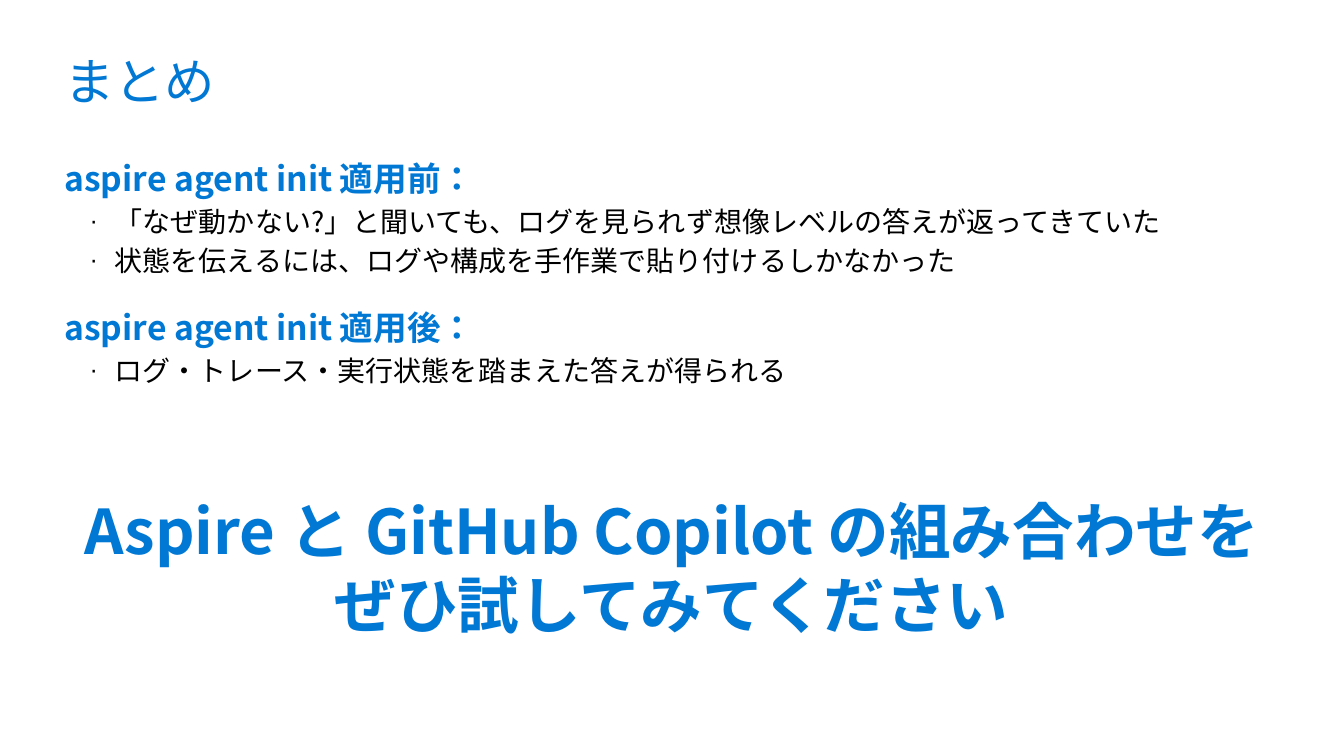
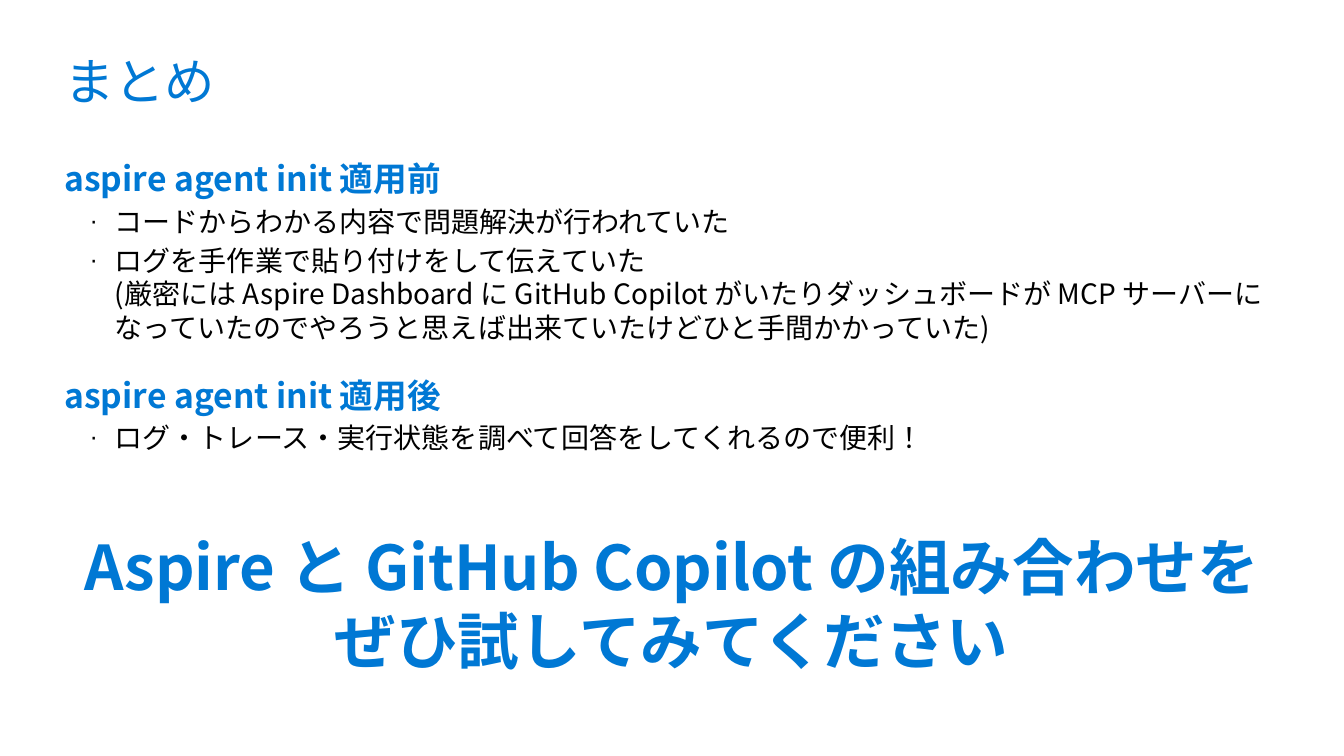
Before and after one commit to runceel/super-dotnet-new-01, a slide deck: slide 6 of slides.pptx. Drawn at 1344x756 pixels with LibreOffice and Linux fonts; fonts in the diff are those of the drawing; background and template pictures are left out. Boxes give left, top, right and bottom in pixels: in the first picture for what was removed or moved away, otherwise in the second. Text is boxed around its words. In the diff, an @@ line names an element or a change of style, - is before the commit and + after.

```diff
--- a/slides.pptx
+++ b/slides.pptx
@@ text at bbox=[64, 162, 1262, 451]: text changed @@
-aspire agent init 適用前：
-  · 「なぜ動かない?」と聞いても、ログを見られず想像レベルの答えが返ってきていた
-  · 状態を伝えるには、ログや構成を手作業で貼り付けるしかなかった
-aspire agent init 適用後：
-  · ログ・トレース・実行状態を踏まえた答えが得られる
+aspire agent init 適用前
+  · コードからわかる内容で問題解決が行われていた
+  · ログを手作業で貼り付けをして伝えていた
+    (厳密には Aspire Dashboard に GitHub Copilot がいたりダッシュボードが MCP サーバーになっていたのでやろうと思えば出来ていたけどひと手間かかっていた)
+aspire agent init 適用後
+  · ログ・トレース・実行状態を調べて回答をしてくれるので便利！
```
Also in this commit, not shown: 2 other slides changed.
